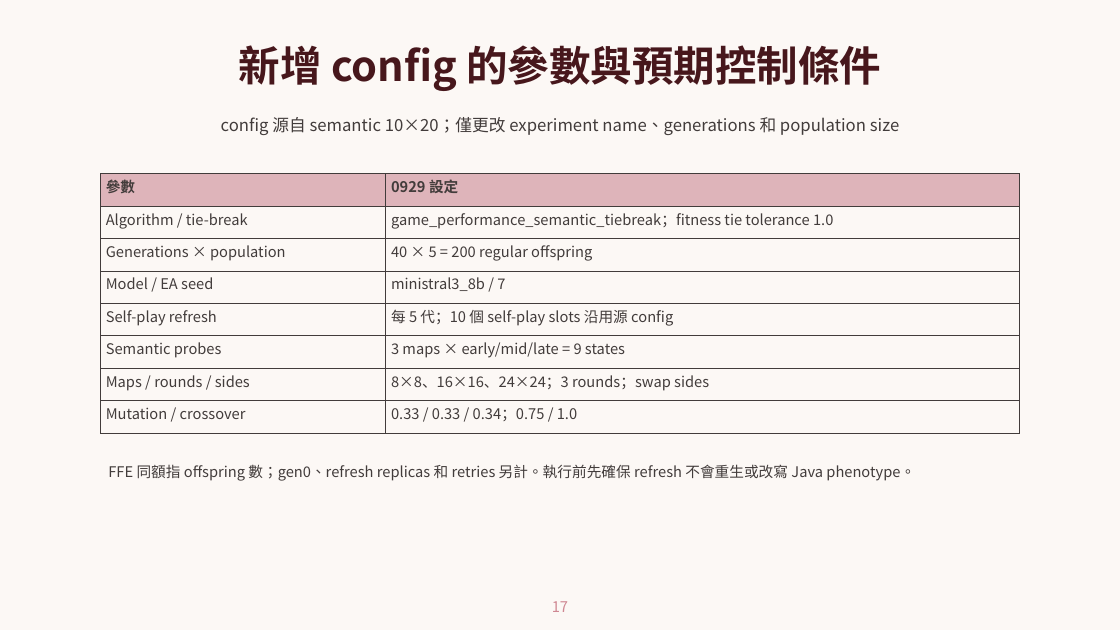
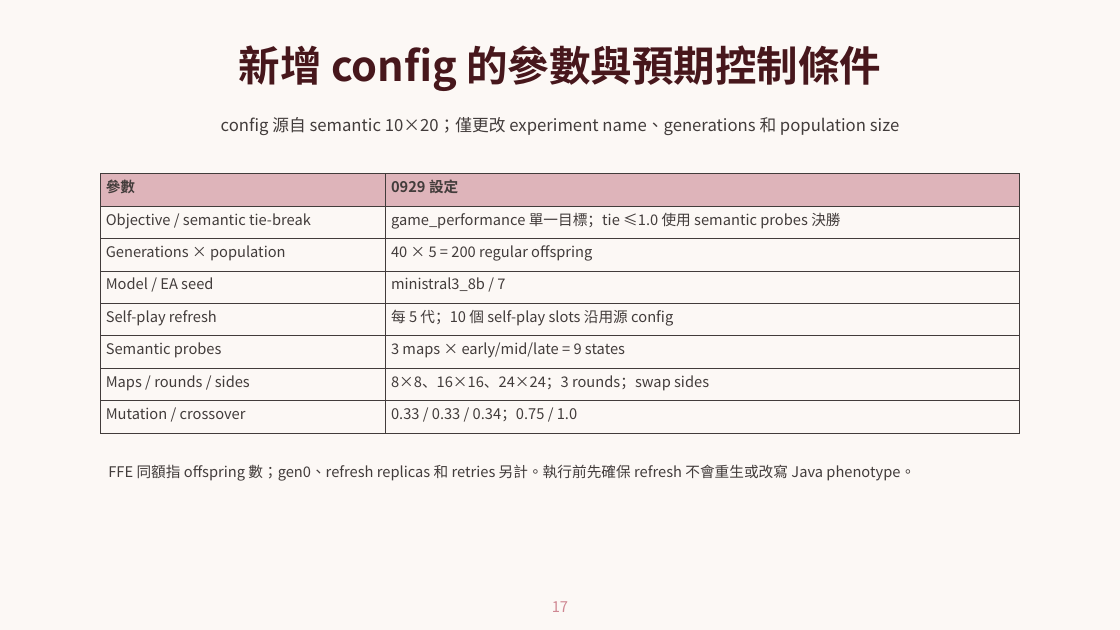
Before and after one commit to sophie8909/EAGLE, a slide deck: slide 17 of Meeting/20261001_self_play/20261001_verified.pptx. Drawn at 1120x630 pixels with LibreOffice and Linux fonts; fonts in the diff are those of the drawing; background and template pictures are left out. Boxes give left, top, right and bottom in pixels: in the first picture for what was removed or moved away, otherwise in the second. Text is boxed around its words. In the diff, an @@ line names an element or a change of style, - is before the commit and + after.

Commit message:
docs: refine single-objective experiment comparisons

```diff
--- a/Meeting/20261001_self_play/20261001_verified.pptx
+++ b/Meeting/20261001_self_play/20261001_verified.pptx
@@ table at [100,174,1020,433] @@
-row 2, column 1: Algorithm / tie-break
+row 2, column 1: Objective / semantic tie-break
-row 2, column 2: game_performance_semantic_tiebreak；fitness tie tolerance 1.0
+row 2, column 2: game_performance 單一目標；tie ≤1.0 使用 semantic probes 決勝
```
Also in this commit, not shown: 9 other slides changed, 3 other files.
